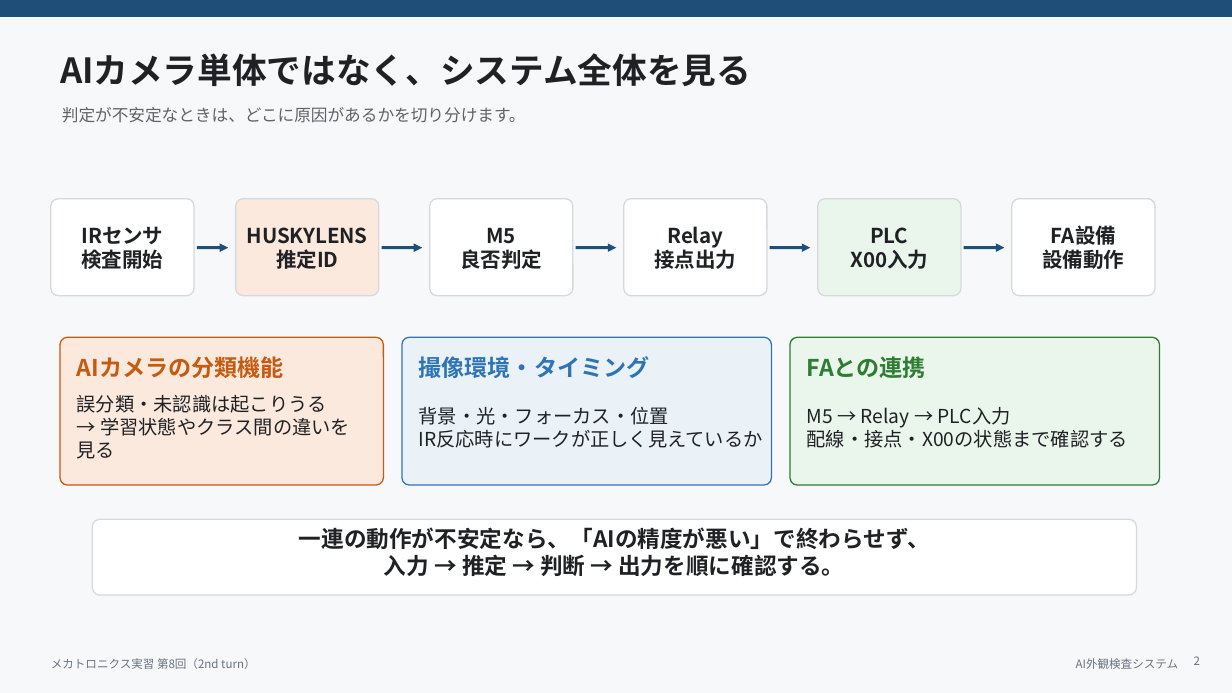
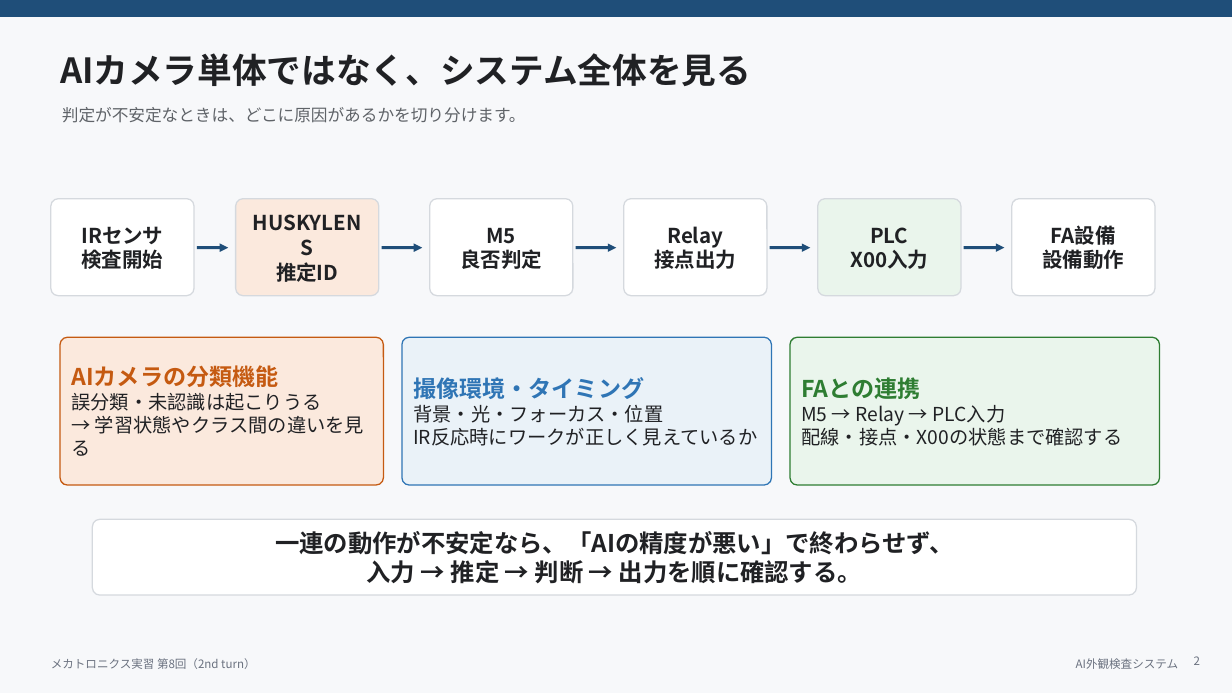
Before and after one commit to t-kubota72459/E03, a slide deck: slide 2 of 084_final_intro_slides_2nd.pptx. Drawn at 1232x693 pixels with LibreOffice and Linux fonts; fonts in the diff are those of the drawing. Boxes give left, top, right and bottom in pixels: in the first picture for what was removed or moved away, otherwise in the second. Text is boxed around its words. In the diff, an @@ line names an element or a change of style, - is before the commit and + after.

```diff
--- a/084_final_intro_slides_2nd.pptx
+++ b/084_final_intro_slides_2nd.pptx
@@ text removed at <box>247,227,368,269</box> @@
-HUSKYLENS
-推定ID
@@ text in rounded rectangle at <box>276,262,338,282</box>: text added @@
+HUSKYLENS
+推定ID
@@ text removed at <box>77,356,284,378</box> @@
-AIカメラの分類機能
@@ text removed at <box>419,356,650,378</box> @@
-撮像環境・タイミング
@@ text removed at <box>807,356,926,378</box> @@
-FAとの連携
@@ text in rounded rectangle at <box>71,365,364,456</box>: text added @@
+AIカメラの分類機能
+誤分類・未認識は起こりうる
+→ 学習状態やクラス間の違いを見る
@@ text in rounded rectangle at <box>413,377,757,446</box>: text added @@
+撮像環境・タイミング
+背景・光・フォーカス・位置
+IR反応時にワークが正しく見えているか
@@ text in rounded rectangle at <box>801,377,1122,446</box>: text added @@
+FAとの連携
+M5 → Relay → PLC入力
+配線・接点・X00の状態まで確認する
@@ text removed at <box>77,395,350,459</box> @@
-誤分類・未認識は起こりうる
-→ 学習状態やクラス間の違いを見る
@@ text removed at <box>419,407,763,448</box> @@
-背景・光・フォーカス・位置
-IR反応時にワークが正しく見えているか
@@ text removed at <box>807,407,1128,448</box> @@
-M5 → Relay → PLC入力
-配線・接点・X00の状態まで確認する
@@ text in rounded rectangle at <box>275,531,953,584</box>: text added @@
+一連の動作が不安定なら、「AIの精度が悪い」で終わらせず、
+入力 → 推定 → 判断 → 出力を順に確認する。
@@ text removed at <box>299,527,930,576</box> @@
-一連の動作が不安定なら、「AIの精度が悪い」で終わらせず、
-入力 → 推定 → 判断 → 出力を順に確認する。
```
Also in this commit, not shown: 3 other slides changed.
